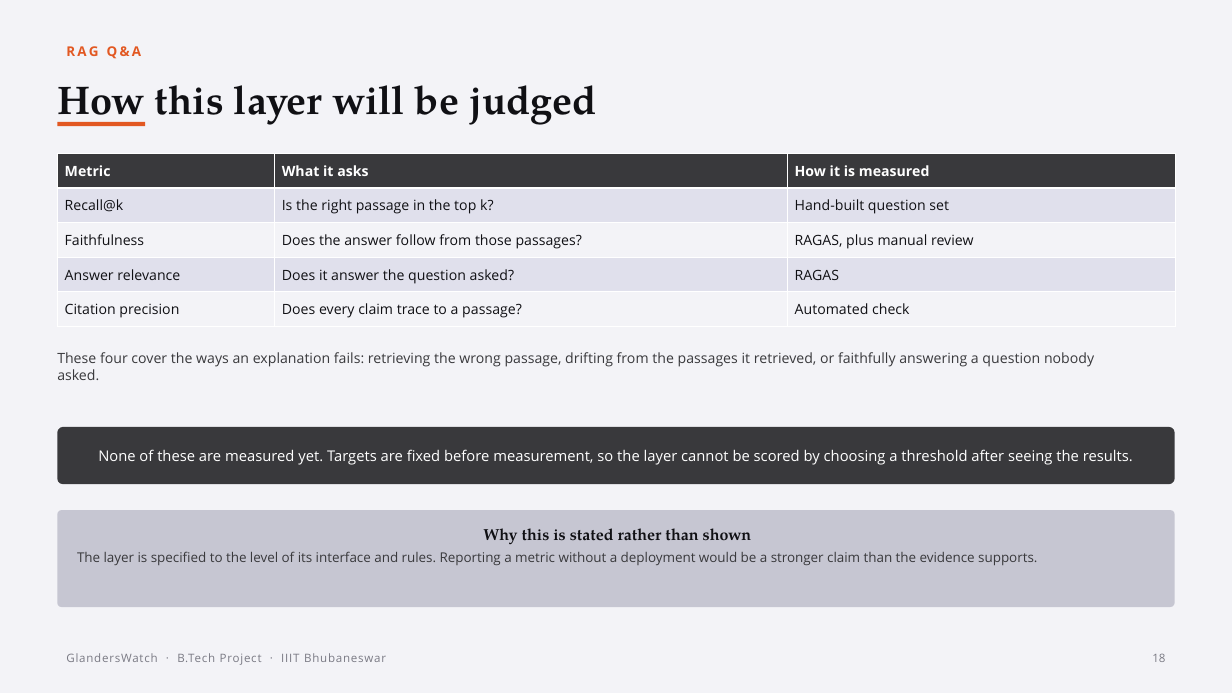
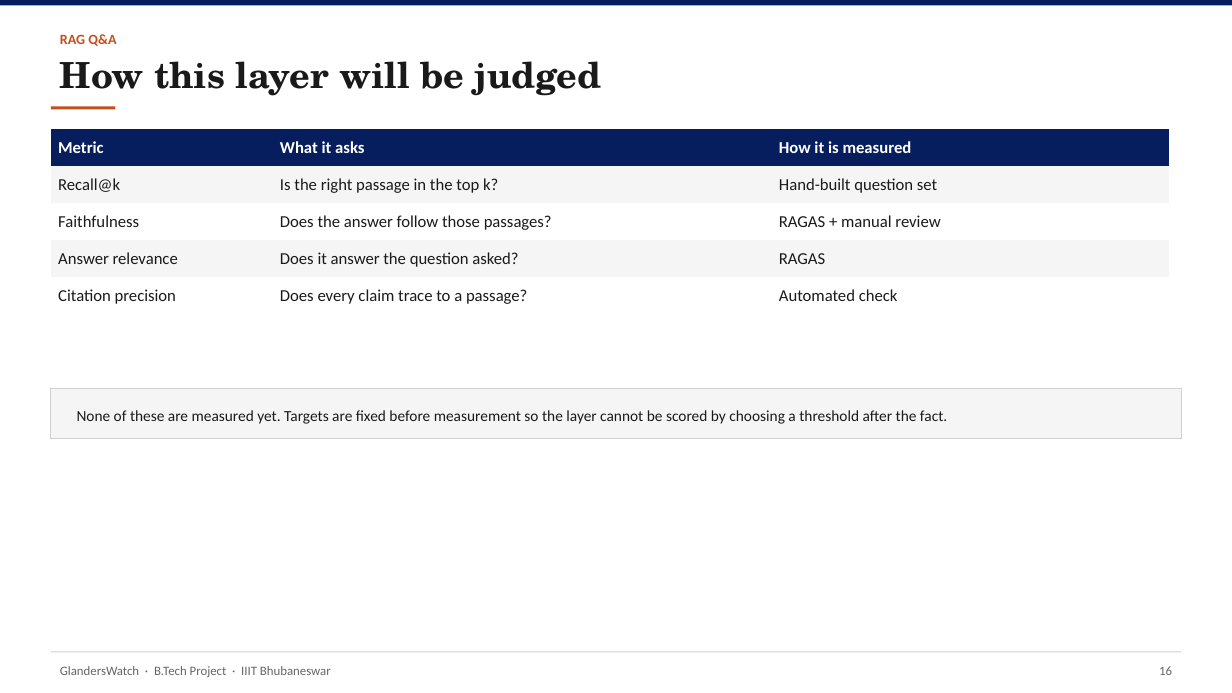
Before and after one commit to YuvrajSingh-mist/glandersWatch, a slide deck: slide 17 of slides/GlandersWatch_Deck.pptx (slide 18 before the commit). Drawn at 1232x693 pixels with LibreOffice and Linux fonts; fonts in the diff are those of the drawing. Boxes give left, top, right and bottom in pixels: in the first picture for what was removed or moved away, otherwise in the second. Text is boxed around its words. In the diff, an @@ line names an element or a change of style, - is before the commit and + after.

Commit message:
Simplify deck design and use report-exported figures only
Replace decorative pipeline art with charts cropped from Final_v2,
flatten the visual style to white slides with navy accents, and keep
IIIT logo as the only non-report image.

```diff
--- a/slides/GlandersWatch_Deck.pptx
+++ b/slides/GlandersWatch_Deck.pptx
@@ rectangle removed at [0,0,1232,693] @@
@@ rectangle added at [0,0,1232,6], fill #061E5E @@
@@ text "RAG Q&A": place and size @@
-text "RAG Q&A" at [66,46,142,59]
+text "RAG Q&A" at [60,34,116,46]
@@ text "RAG Q&A" at [60,34,116,46]: size 10.5 to 11 pt, font Open Sans to Calibri, text colour #E25822 to #C44E1C, letter spacing 1.8 to 0 pt @@
@@ text "How this layer will be ...": place and size @@
-text "How this layer will be ..." at [57,85,596,126]
+text "How this layer will be ..." at [60,61,601,96]
@@ text "How this layer will be ..." at [60,61,601,96]: size 31 to 28 pt, font TeX Gyre Pagella to TeX Gyre Schola, text colour #101014 to #1A1A1A @@
@@ rectangle: place and size @@
-rectangle at [57,122,145,126]
+rectangle at [51,106,116,110]
@@ rectangle at [51,106,116,110]: fill #E25822 to #C44E1C @@
@@ table at [51,129,1169,314] @@
-row 3, column 2: Does the answer follow from those passages?
+row 3, column 2: Does the answer follow those passages?
-row 3, column 3: RAGAS, plus manual review
+row 3, column 3: RAGAS + manual review
@@ fill #39393C to #061E5E in row 1 @@
@@ fill #E0E0EC to #F5F5F5 in 6 cells @@
@@ fill #F3F3F7 to #FFFFFF in 6 cells @@
@@ size 11 to 13 pt, font Open Sans to Calibri in "Metric", "What it asks", "How it is measured", "Recall@k" and 9 more places @@
@@ text colour #101014 to #1A1A1A in "Recall@k", "Is the right passage in the top ...", "Hand-built question set", "Faithfulness" and 6 more places @@
@@ borders changed @@
@@ table: place and size @@
-table at [57,153,1176,327]
+table at [51,129,1169,314]
@@ text removed at [57,352,1094,380] @@
-These four cover the ways an explanation fails: retrieving the wrong passage, drifting from the passages it retrieved, or faithfully answering a question nobody asked.
@@ rectangle added at [51,388,1181,439], fill #F5F5F5, outline #D0D0D0 0.75 pt @@
@@ text "None of these are measured ...": place and size @@
-text "None of these are measured ..." at [57,427,1175,484]
+text "None of these are measured ..." at [77,410,947,424]
@@ text "None of these are measured ..." at [77,410,947,424]: fill #39393C to none @@
@@ text at [77,410,947,424]: text changed; size 11.5 to 12 pt; font Open Sans to Calibri; text colour #FFFFFF to #1A1A1A @@
-None of these are measured yet. Targets are fixed before measurement, so the layer cannot be scored by choosing a threshold after seeing the results.
+None of these are measured yet. Targets are fixed before measurement so the layer cannot be scored by choosing a threshold after the fact.
@@ rounded rectangle removed at [57,510,1175,607] @@
-Why this is stated rather than shown
-The layer is specified to the level of its interface and rules. Reporting a metric without a deployment would be a stronger claim than the evidence supports.
@@ text "GlandersWatch · B.Tech Project · ...": place and size @@
-text "GlandersWatch · B.Tech Project · ..." at [66,653,386,665]
+text "GlandersWatch · B.Tech Project · ..." at [60,666,331,677]
@@ text "GlandersWatch · B.Tech Project · ..." at [60,666,331,677]: size 9 to 10 pt, font Open Sans to Calibri, text colour #7A7A84 to #666666, letter spacing 0.6 to 0 pt @@
@@ rectangle added at [51,652,1181,653], fill #D0D0D0 @@
@@ text removed at [1152,654,1165,662] @@
-18
@@ text added at [1159,666,1172,675], 10 pt, text #666666 @@
+16
```
Also in this commit, not shown: 16 other slides changed, 6 slides added, 7 slides removed, 14 other files.
